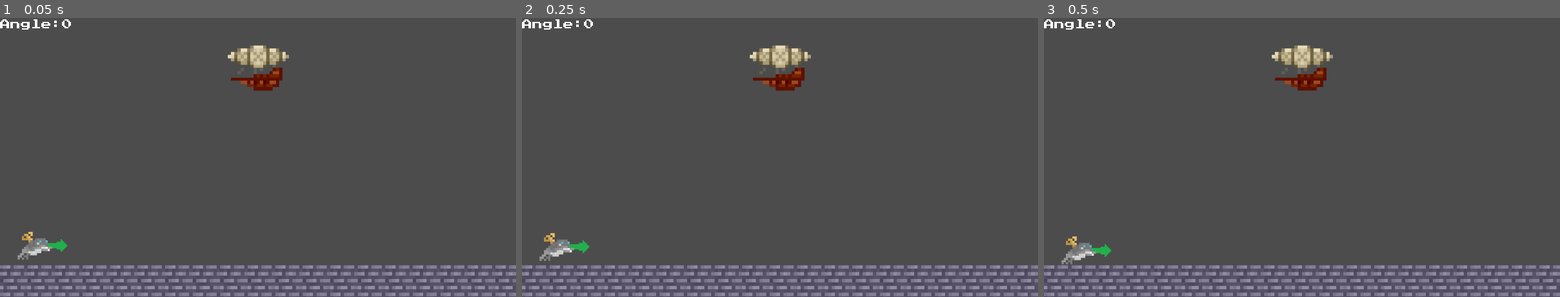
Above: before the commit, frames 1-3 (left to right).
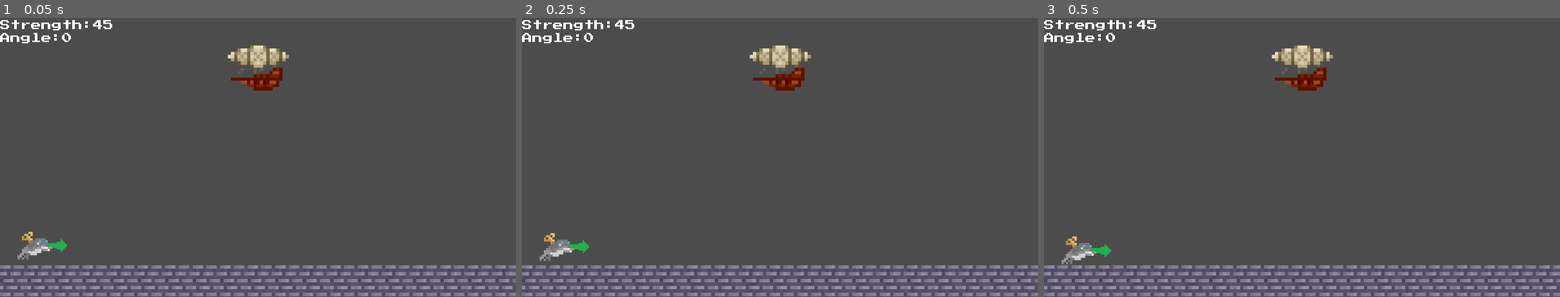
Above: after the commit, the same moments.

Repository: lthammond/CS315-P1-Airship_Assault
Game: Godot game, scene res://src/Level.tscn
The game is run twice, just before and just after one commit, with the same random seed, the same clock (stepped at 60 frames per second) and the same inputs.
Inputs:
- Up to frame 1 (0.05 s): no input
- Up to frame 2 (0.25 s): no input
- Up to frame 3 (0.5 s): no input

The runs differ from the first frame. In frame 1, 0.6% of the frame differs, in the area x 0-22%, y 0-10%; in frame 2, 0.6%; in frame 3, 0.6%.

Commit message:
Add StrengthLabel

Diff:
--- a/project/src/Level.gd
+++ b/project/src/Level.gd
@@ -1,7 +1,11 @@
 extends Node2D
 
 func _ready():
-	var _ignored = $Projectile.connect("angle_changed", self, "_on_Projectile_angle_changed")
+	var _ignoredAngle = $Projectile.connect("angle_changed", self, "_on_Projectile_angle_changed")
+	var _ignoreStrength = $Projectile.connect("strength_changed", self, "_on_Projectile_strength_changed")
 
 func _on_Projectile_angle_changed(new_angle):
-	$AngleLabel.text = 'Angle: %d' % -new_angle
+	$AngleLabel.text = 'Angle:%d' % -new_angle
+
+func _on_Projectile_strength_changed(new_strength):
+	$StrengthLabel.text = 'Strength:%d' % new_strength
--- a/project/src/Level.tscn
+++ b/project/src/Level.tscn
@@ -61,6 +61,10 @@
 size = 24
 font_data = ExtResource( 5 )
 
+[sub_resource type="DynamicFont" id=5]
+size = 24
+font_data = ExtResource( 5 )
+
 [node name="Level" type="Node2D"]
 script = ExtResource( 6 )
 
@@ -77,11 +81,21 @@
 mode = 2
 
 [node name="AngleLabel" type="Label" parent="."]
-margin_top = 2.77795
-margin_right = 192.0
-margin_bottom = 26.778
+margin_top = 35.0
+margin_right = 196.0
+margin_bottom = 59.0
 custom_fonts/font = SubResource( 4 )
 text = "Angle:0"
 __meta__ = {
 "_edit_use_anchors_": false
 }
+
+[node name="StrengthLabel" type="Label" parent="."]
+margin_top = 5.0
+margin_right = 250.715
+margin_bottom = 29.1591
+custom_fonts/font = SubResource( 5 )
+text = "Strength:45"
+__meta__ = {
+"_edit_use_anchors_": false
+}
--- a/project/src/Projectile.gd
+++ b/project/src/Projectile.gd
@@ -1,6 +1,7 @@
 extends RigidBody2D
 
 signal angle_changed(new_angle)
+signal strength_changed(new_strength)
 
 export var angle = 0
 var degrees_per_second = 30
@@ -19,8 +20,10 @@
 	strength = clamp(strength, 20, 100)
 	if Input.is_action_pressed("increase_strength"):
 		strength += strength_per_second * delta
+		emit_signal("strength_changed", strength)
 	if Input.is_action_pressed("decrease_strength"):
 		strength -= strength_per_second * delta
+		emit_signal("strength_changed", strength)
 
 	if Input.is_action_just_pressed("launch"):
 		var impulse = Vector2.RIGHT.rotated(deg2rad(angle)) * (strength * 4)
Not shown: 1 places in project/src/Level.tscn that only renumber resources
